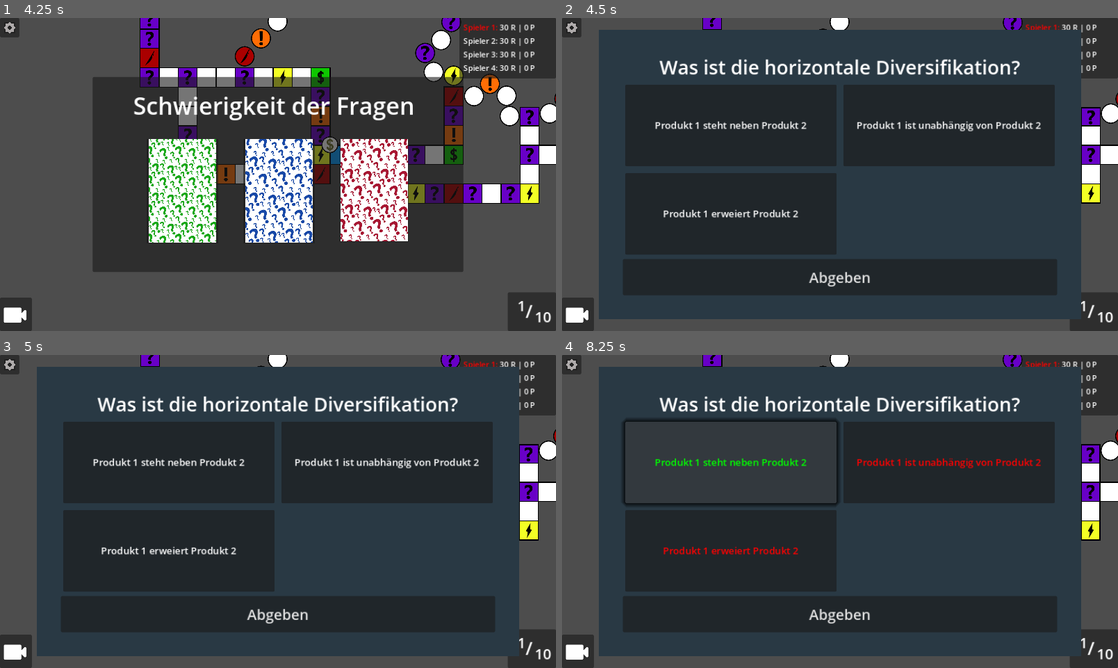
Above: before the commit, frames 1-4 (two rows, left to right).
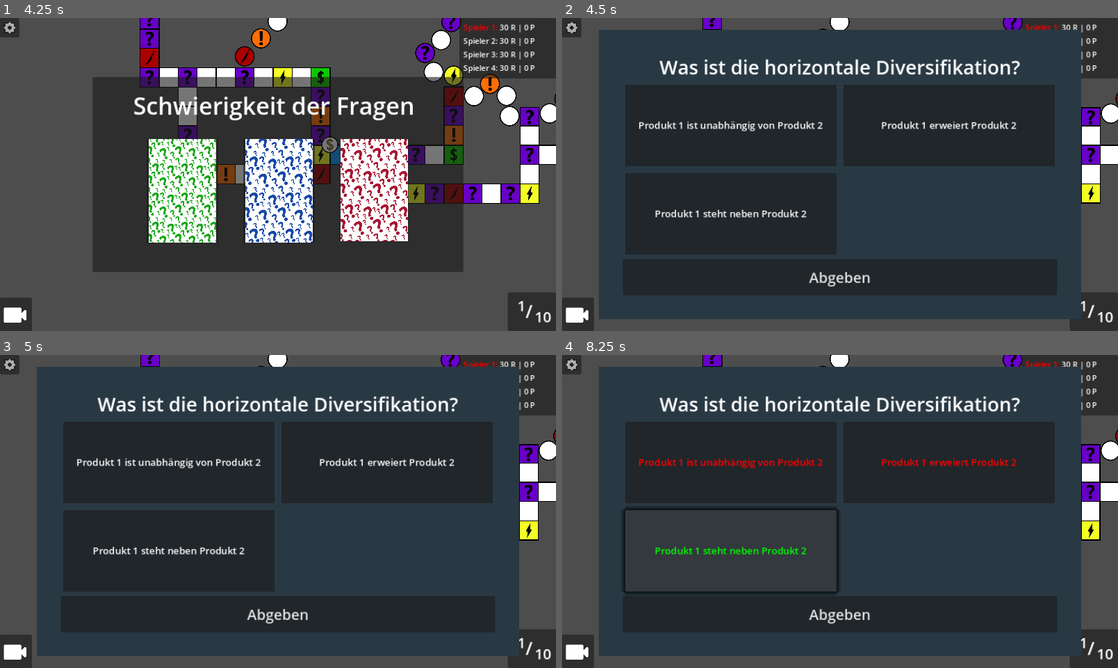
Above: after the commit, the same moments.

Repository: hfxbse/mparty
Game: Godot game, scene res://main/main.tscn
Two runs of this game, one before a commit and one after it. Both use one fixed random seed, a clock stepped at 60 frames per second and the inputs below.
Inputs (mouse positions are in pixels of both pictures, inside the frame that each line leads up to):
- Up to frame 1 (4.25 s): click "ok" at 0.5 s; click (16, 315) at 1.25 s; click (16, 315) at 2 s; click (278, 202) at 2.75 s; click (16, 315) at 3.5 s
- Up to frame 2 (4.5 s): click "Einfach" at 4.25 s
- Up to frame 3 (5 s): no input
- Up to frame 4 (8.25 s): click "Produkt 1 steht neben Produkt…" at 5 s; click "Produkt 1 ist unabhängig von …" at 5.75 s; click "Produkt 1 erweiert Produkt 2" at 6.5 s; click "Abgeben" at 7.25 s; click "Produkt 1 steht neben Produkt…" at 8 s

Frame 1 is identical in both runs. In frame 2, 1.4% of the frame differs, in the area x 13-87%, y 32-64%; in frame 3, 1.4%; in frame 4, 3.4%, in the area x 10-87%, y 20-77%.

Commit message:
shuffle answer possibilities

Diff:
--- a/question_panel/question_panel.gd
+++ b/question_panel/question_panel.gd
@@ -16,7 +16,10 @@
 	question = question_handler.get_random_question(difficulty)
 	question_label.set_text(question.question)
 
-	for answer_possibility in question.answer_possibilities:
+	var answer_possibilities = question.answer_possibilities.duplicate()
+	answer_possibilities.shuffle()
+
+	for answer_possibility in answer_possibilities:
 		var answer_button = create_answer_button(answer_possibility, _on_answer_selected)
 
 		answer_container.add_child(answer_button)
